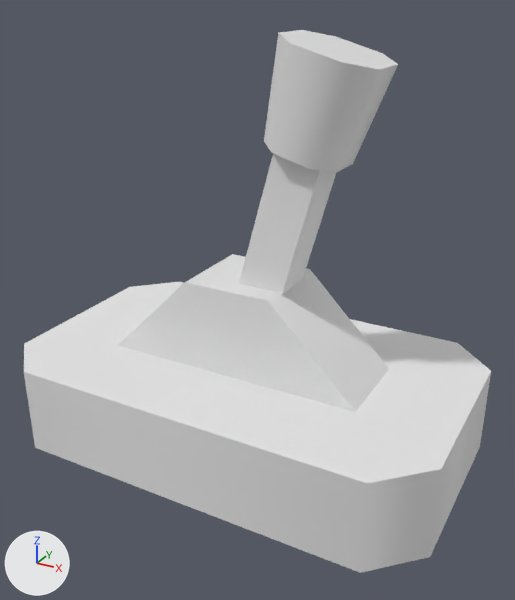
A saved change to the glTF model Assets/kenney/kenney_prototype-kit/lever-single.glb.
Both versions are drawn from a 50 mm lens placed at (0.357, -0.63, 0.488), pointed at (0.018, -0.013, 0.18). Lighting does not change. The marker at lower left points along +X, +Y and +Z. Materials are left out; every surface is plain grey.

In view in the first picture: 'handle', 'lever-single'.
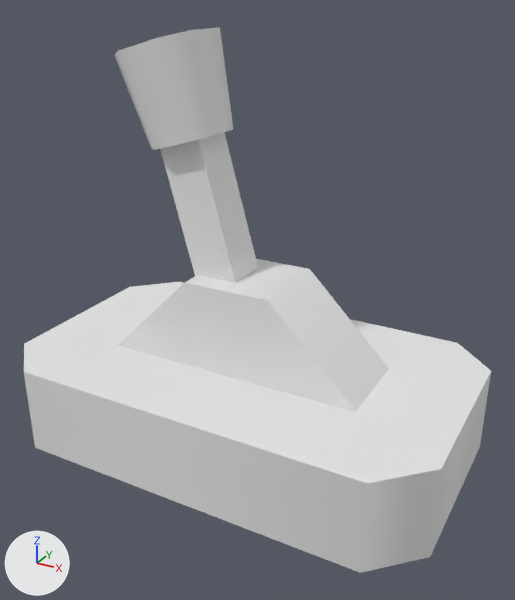
Pixel boxes (x1, y1, x2, y2) of what changed, in the pictures (515 x 600 px):
'handle', turned: before (239, 30, 398, 295); after (115, 27, 258, 283)

Diff of the bpy script that builds the scene:
```diff
--- a/Assets/kenney/kenney_prototype-kit/lever-single.glb.py
+++ b/Assets/kenney/kenney_prototype-kit/lever-single.glb.py
@@ ob_handle @@
 ob_handle.location = (0.0, 0.0, 0.1)
-ob_handle.rotation_euler = (0.0, 0.272, 0.0)  # degrees (0, 16, 0)
+ob_handle.rotation_euler = (0.0, -0.272, 0.0)  # degrees (0, -16, 0)
```
